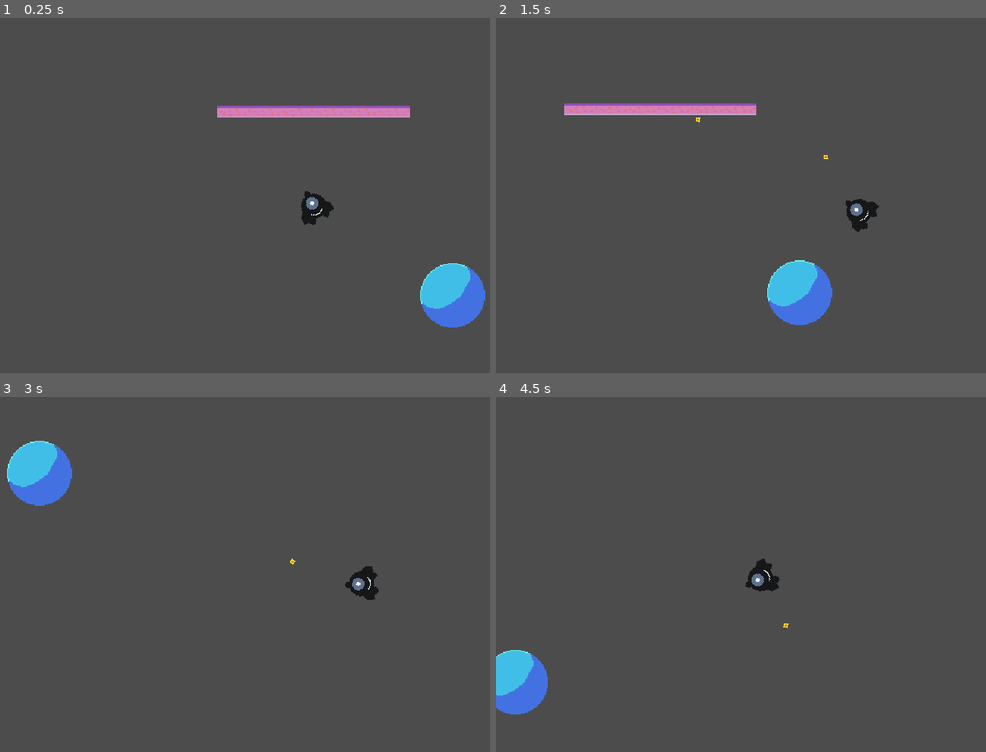
Above: before the commit, frames 1-4 (two rows, left to right).
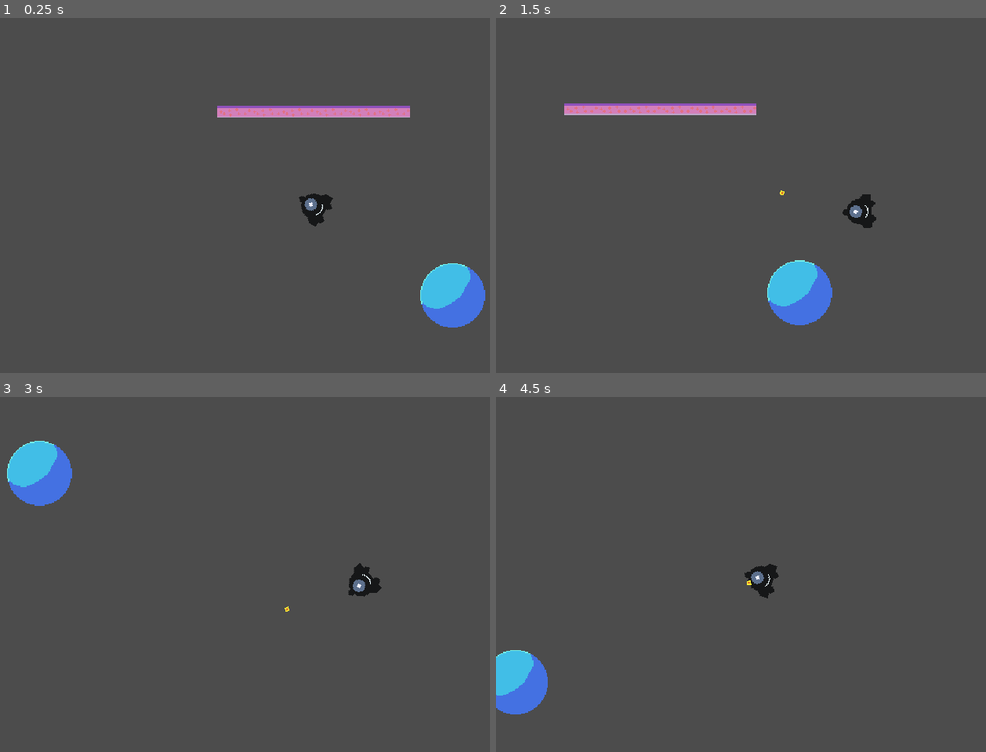
Above: after the commit, the same moments.

Repository: mrbenshef/CellDefence
Game: Godot game, scene res://World.tscn
Same seed, same stepped clock (60 frames per second), same inputs: the game is played once before the commit and once after it.
Inputs (mouse positions are in pixels of both pictures, inside the frame that each line leads up to):
- Up to frame 1 (0.25 s): no input
- Up to frame 2 (1.5 s): move the mouse to (946, 188) at 0.52 s; hold D (right) 0.53-1.28 s; click (946, 188) at 0.6 s; move the mouse to (682, 223) at 1.27 s; hold S (down) from 1.28 s (still down); click (682, 223) at 1.35 s
- Up to frame 3 (3 s): move the mouse to (377, 503) at 2.02 s; release S (down) at 2.03 s; hold D (right) 2.03-2.78 s; click (377, 503) at 2.1 s; move the mouse to (284, 659) at 2.77 s; hold W (up) from 2.78 s (still down); click (284, 659) at 2.85 s
- Up to frame 4 (4.5 s): move the mouse to (outside the picture) at 3.52 s; release W (up) at 3.53 s; hold A (left) from 3.53 s (still down); click (outside the picture) at 3.6 s; move the mouse to (623, 528) at 4.27 s; click (623, 528) at 4.35 s

The runs differ from the first frame. In frame 1, 0.2% of the frame differs, in the area x 60-69%, y 48-59%; in frame 2, 0.3%, in the area x 40-79%, y 28-61%; in frame 3, 0.2%; in frame 4, 0.3%.

Commit message:
feat: bullets destroy DNA

Diff:
--- /dev/null
+++ b/Bullet.gd
@@ -0,0 +1,7 @@
+extends RigidBody2D
+
+func _ready():
+	$DespawnTimer.start()
+
+func _on_DespawnTimer_timeout():
+	queue_free()
--- a/Bullet.tscn
+++ b/Bullet.tscn
@@ -1,18 +1,25 @@
-[gd_scene load_steps=3 format=2]
+[gd_scene load_steps=4 format=2]
 
 [ext_resource path="res://assets/bullet.png" type="Texture" id=1]
+[ext_resource path="res://Bullet.gd" type="Script" id=2]
 
 [sub_resource type="CircleShape2D" id=1]
 radius = 2.12743
 
 [node name="Bullet" type="RigidBody2D"]
 collision_layer = 2
-collision_mask = 4
+collision_mask = 0
 gravity_scale = 0.0
 linear_damp = 0.0
+script = ExtResource( 2 )
 
 [node name="Sprite" type="Sprite" parent="."]
 texture = ExtResource( 1 )
 
 [node name="CollisionShape2D" type="CollisionShape2D" parent="."]
 shape = SubResource( 1 )
+
+[node name="DespawnTimer" type="Timer" parent="."]
+wait_time = 0.5
+one_shot = true
+[connection signal="timeout" from="DespawnTimer" to="." method="_on_DespawnTimer_timeout"]
--- a/DNA.gd
+++ b/DNA.gd
@@ -25,3 +25,6 @@
 
 func set_target(new_target):
 	target = new_target
+
+func _on_Area2D_body_entered(body):
+	queue_free()
--- a/DNA.tscn
+++ b/DNA.tscn
@@ -9,7 +9,7 @@
 
 [node name="DNA" type="KinematicBody2D"]
 collision_layer = 8
-collision_mask = 2
+collision_mask = 0
 script = ExtResource( 2 )
 
 [node name="Sprite" type="Sprite" parent="."]
@@ -18,3 +18,11 @@
 [node name="CollisionShape2D" type="CollisionShape2D" parent="."]
 position = Vector2( 0.538471, -0.448725 )
 shape = SubResource( 1 )
+
+[node name="Area2D" type="Area2D" parent="."]
+collision_mask = 2
+
+[node name="CollisionShape2D" type="CollisionShape2D" parent="Area2D"]
+position = Vector2( 0.538471, -0.448725 )
+shape = SubResource( 1 )
+[connection signal="body_entered" from="Area2D" to="." method="_on_Area2D_body_entered"]
--- a/Player.tscn
+++ b/Player.tscn
@@ -12,6 +12,7 @@
 script = ExtResource( 2 )
 SPEED = 300
 FRICTION = 300
+ROTATION_SMOOTHING = 0.3
 
 [node name="Sprite" type="Sprite" parent="."]
 rotation = 1.5708
